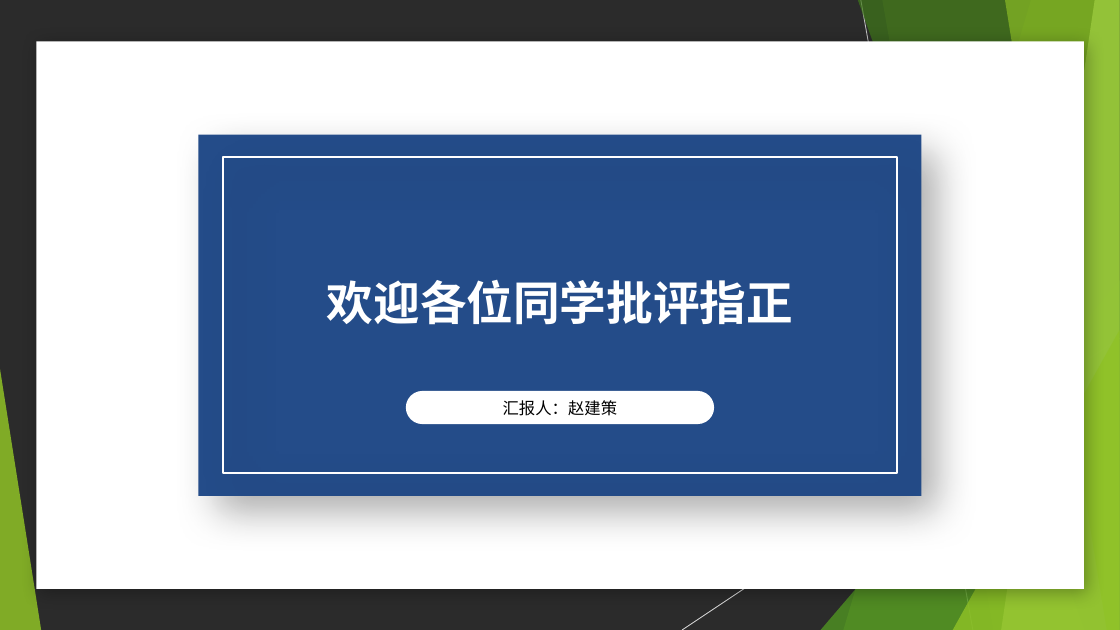
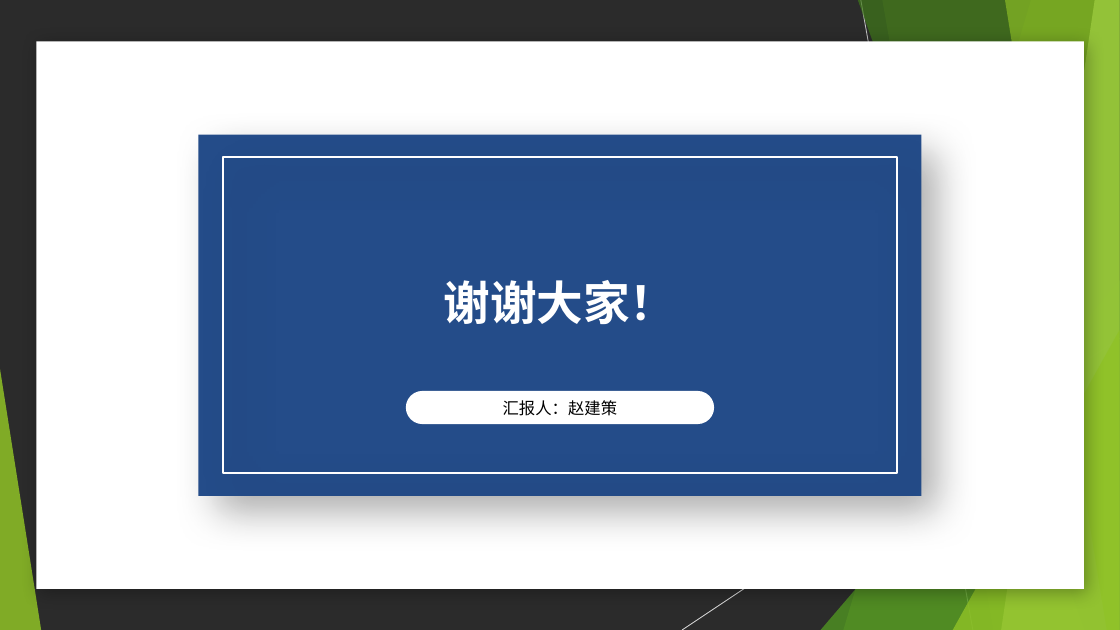
Before and after one commit to Substantiv/FastPlanner, a slide deck: slide 21 of Reference/Fast Planner快速自主飞行的鲁棒高效四旋翼轨迹规划_赵建策.pptx. Drawn at 1120x630 pixels with LibreOffice and Linux fonts; fonts in the diff are those of the drawing; background and template pictures are left out; a plain dark background stands for a picture behind light text. Boxes give left, top, right and bottom in pixels: in the first picture for what was removed or moved away, otherwise in the second. Text is boxed around its words. In the diff, an @@ line names an element or a change of style, - is before the commit and + after.

```diff
--- a/Reference/Fast Planner快速自主飞行的鲁棒高效四旋翼轨迹规划_赵建策.pptx
+++ b/Reference/Fast Planner快速自主飞行的鲁棒高效四旋翼轨迹规划_赵建策.pptx
@@ text at bbox=[443, 280, 676, 324]: text changed @@
-欢迎各位同学批评指正
+谢谢大家！
```
Also in this commit, not shown: 37 other files.
